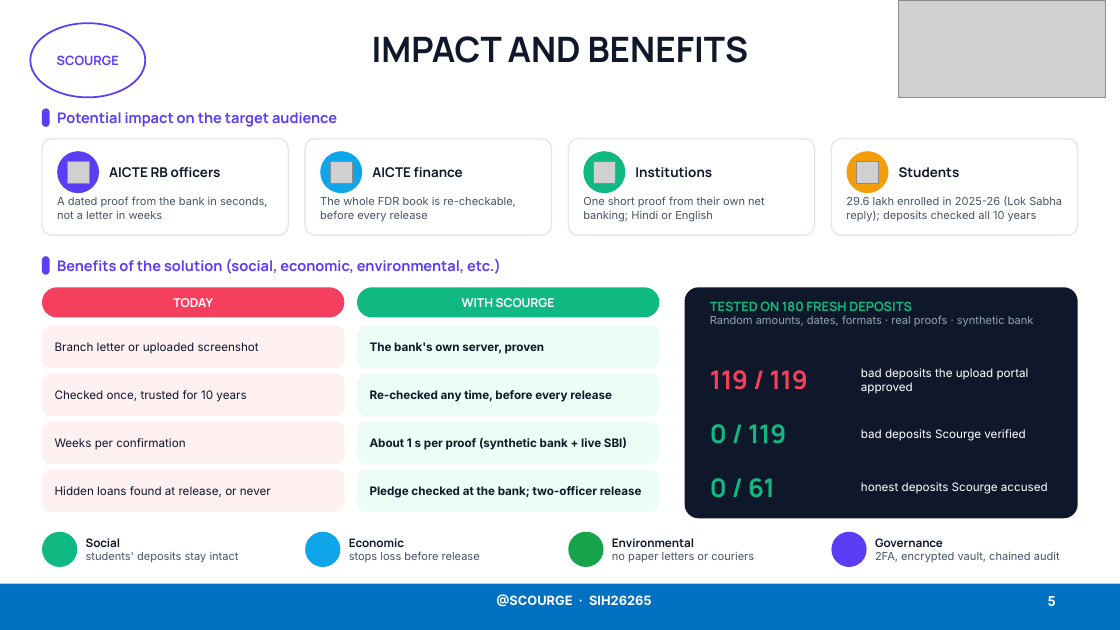
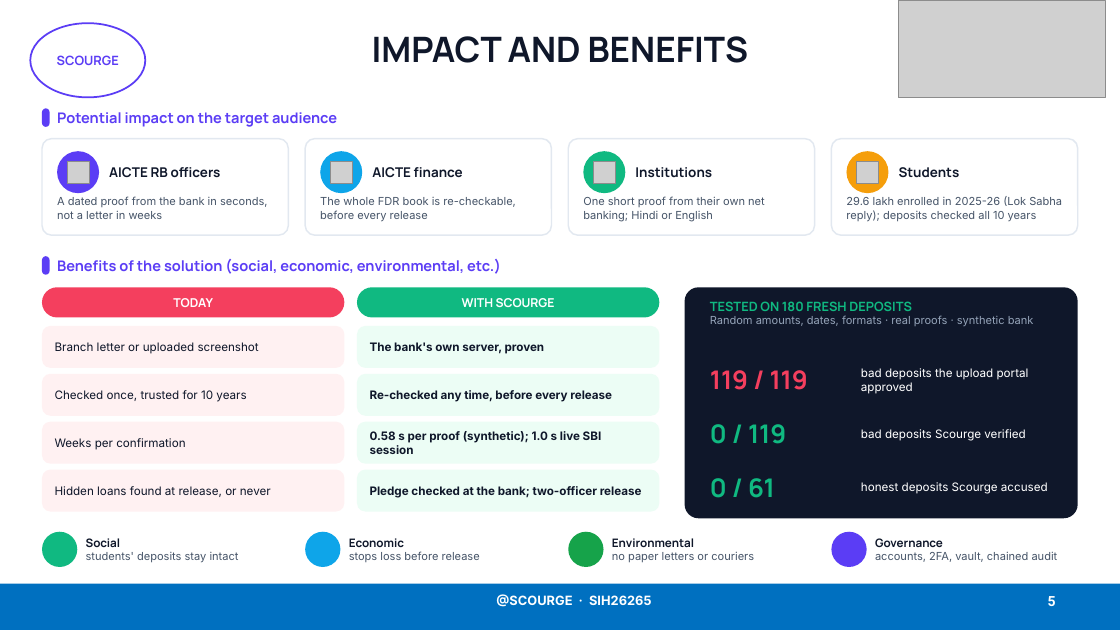
Before and after one commit to Lakki007/Arnavax-Scourge-SIH26265, a slide deck: slide 5 of docs/ppt/Scourge_SIH26265_Idea.pptx. Drawn at 1120x630 pixels with LibreOffice and Linux fonts; fonts in the diff are those of the drawing; grey boxes stand for pictures; background and template pictures are left out. Boxes give left, top, right and bottom in pixels: in the first picture for what was removed or moved away, otherwise in the second. Text is boxed around its words. In the diff, an @@ line names an element or a change of style, - is before the commit and + after.

```diff
--- a/docs/ppt/Scourge_SIH26265_Idea.pptx
+++ b/docs/ppt/Scourge_SIH26265_Idea.pptx
@@ text at [370,431,602,454]: text changed @@
-About 1 s per proof (synthetic bank + live SBI)
+0.58 s per proof (synthetic); 1.0 s live SBI session
@@ text at [875,552,1058,562]: text changed @@
-2FA, encrypted vault, chained audit
+accounts, 2FA, vault, chained audit
```
Also in this commit, not shown: 4 other slides changed, 17 other files.
